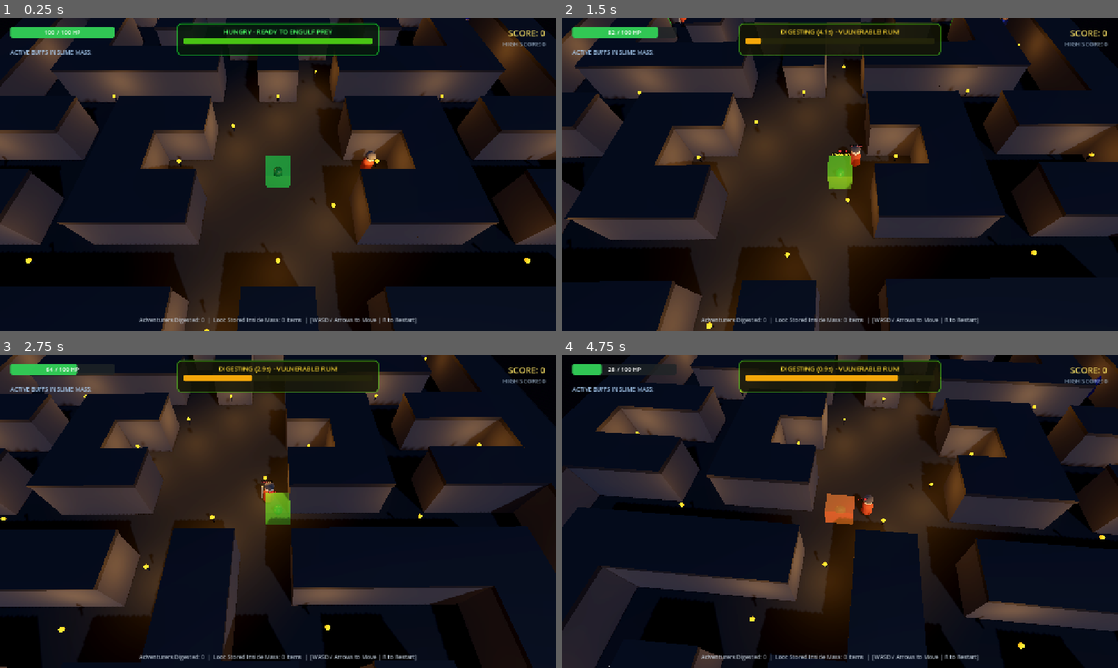
Above: before the commit, frames 1-4 (two rows, left to right).
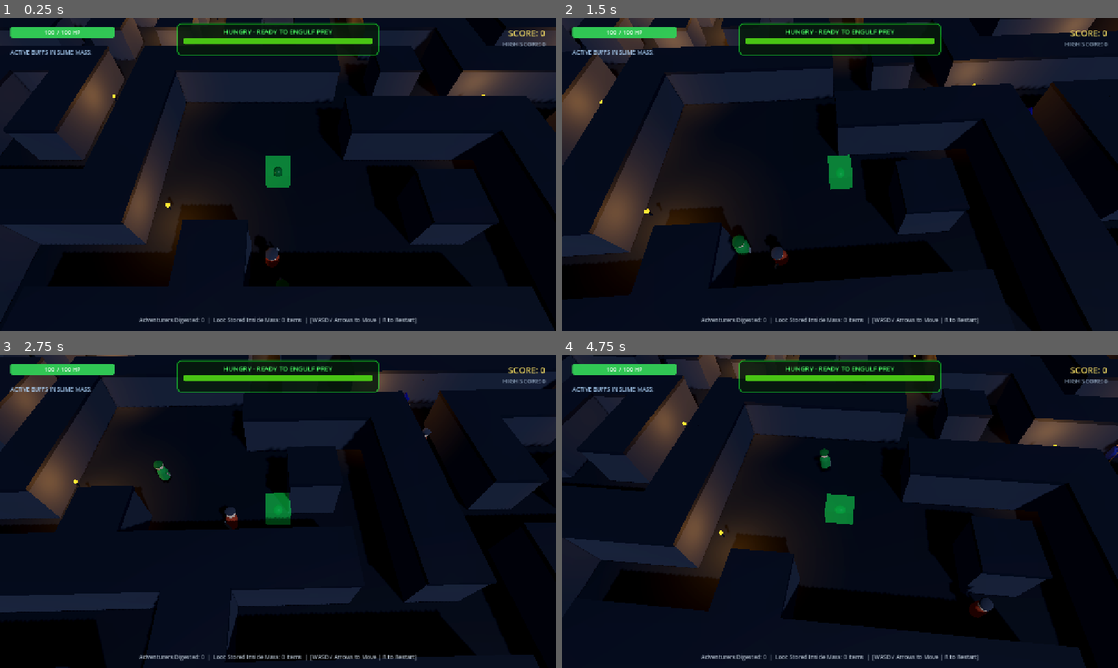
Above: after the commit, the same moments.

Repository: JunNealy/cube-test
Game: Godot game, scene res://scenes/main.tscn
Same seed, same stepped clock (60 frames per second), same inputs: the game is played once before the commit and once after it.
Inputs:
- Up to frame 1 (0.25 s): no input
- Up to frame 2 (1.5 s): hold D (move_right) 0.53-1.28 s; hold S (move_down) from 1.28 s (still down)
- Up to frame 3 (2.75 s): release S (move_down) at 2.03 s; hold D (move_right) from 2.03 s (still down)
- Up to frame 4 (4.75 s): release D (move_right) at 2.78 s; hold W (move_up) 2.78-3.53 s; hold A (move_left) from 3.53 s (still down)

The runs differ from the first frame. In frame 1, 48% of the frame differs, in the area x 0-100%, y 0-100%; in frame 2, 55%; in frame 3, 45%; in frame 4, 56%.

Commit message:
feat(level): procedurally generate larger maze
Replace the fixed 15x15 grid with a 27x27 recursive-backtracker maze,
extra loops, and an open center room. Parties now spawn on random
corridor cells away from the player.

Diff:
--- a/scripts/dungeon_builder.gd
+++ b/scripts/dungeon_builder.gd
@@ -1,28 +1,18 @@
 extends Node3D
 
-# Procedurally constructs a 3D dungeon maze with stone walls, floor, and flickering torches
+class_name DungeonBuilder
+
+# Procedurally generates a 3D dungeon maze with stone walls, floor, and flickering torches
 
 const CELL_SIZE: float = 3.0
 const WALL_HEIGHT: float = 2.8
-
-# 1 = Wall, 0 = Corridor
-const MAZE_GRID = [
-	[1, 1, 1, 1, 1, 1, 1, 1, 1, 1, 1, 1, 1, 1, 1],
-	[1, 0, 0, 0, 1, 0, 0, 0, 0, 0, 1, 0, 0, 0, 1],
-	[1, 0, 1, 0, 1, 0, 1, 1, 1, 0, 1, 0, 1, 0, 1],
-	[1, 0, 1, 0, 0, 0, 0, 1, 0, 0, 0, 0, 1, 0, 1],
-	[1, 0, 1, 1, 1, 1, 0, 1, 0, 1, 1, 1, 1, 0, 1],
-	[1, 0, 0, 0, 0, 0, 0, 0, 0, 0, 0, 0, 0, 0, 1],
-	[1, 1, 1, 0, 1, 1, 0, 0, 0, 1, 1, 0, 1, 1, 1],
-	[1, 0, 0, 0, 1, 0, 0, 0, 0, 0, 1, 0, 0, 0, 1],
-	[1, 1, 1, 0, 1, 1, 0, 0, 0, 1, 1, 0, 1, 1, 1],
-	[1, 0, 0, 0, 0, 0, 0, 0, 0, 0, 0, 0, 0, 0, 1],
-	[1, 0, 1, 1, 1, 1, 0, 1, 0, 1, 1, 1, 1, 0, 1],
-	[1, 0, 1, 0, 0, 0, 0, 1, 0, 0, 0, 0, 1, 0, 1],
-	[1, 0, 1, 0, 1, 0, 1, 1, 1, 0, 1, 0, 1, 0, 1],
-	[1, 0, 0, 0, 1, 0, 0, 0, 0, 0, 1, 0, 0, 0, 1],
-	[1, 1, 1, 1, 1, 1, 1, 1, 1, 1, 1, 1, 1, 1, 1],
-]
+# Must be odd so corridor centers land on multiples of CELL_SIZE (slime lane assist relies on it)
+const GRID_SIZE: int = 27
+const LOOP_CHANCE: float = 0.12 # chance to knock out an extra wall, giving alternate routes
+const TORCH_CHANCE: float = 0.08
+
+# 1 = Wall, 0 = Corridor. Filled by _generate_maze().
+var maze_grid: Array = []
 
 var wall_mat: StandardMaterial3D
 var floor_mat: StandardMaterial3D
@@ -30,9 +20,68 @@
 var torch_mat: StandardMaterial3D
 
 func _ready() -> void:
+	_generate_maze()
 	_create_materials()
 	_build_floor()
 	_build_walls()
+
+func _generate_maze() -> void:
+	maze_grid.clear()
+	for r in range(GRID_SIZE):
+		var row = []
+		row.resize(GRID_SIZE)
+		row.fill(1)
+		maze_grid.append(row)
+
+	# Iterative recursive-backtracker over odd cells
+	var start = Vector2i(1, 1)
+	maze_grid[start.y][start.x] = 0
+	var stack: Array[Vector2i] = [start]
+	var steps: Array[Vector2i] = [Vector2i(2, 0), Vector2i(-2, 0), Vector2i(0, 2), Vector2i(0, -2)]
+	while not stack.is_empty():
+		var cur = stack.back()
+		var options: Array[Vector2i] = []
+		for s in steps:
+			var n = cur + s
+			if n.x > 0 and n.y > 0 and n.x < GRID_SIZE - 1 and n.y < GRID_SIZE - 1 and maze_grid[n.y][n.x] == 1:
+				options.append(n)
+		if options.is_empty():
+			stack.pop_back()
+			continue
+		var next = options.pick_random()
+		var between = (cur + next) / 2
+		maze_grid[between.y][between.x] = 0
+		maze_grid[next.y][next.x] = 0
+		stack.append(next)
+
+	# Knock out some walls between two corridors to create loops
+	for r in range(1, GRID_SIZE - 1):
+		for c in range(1, GRID_SIZE - 1):
+			if maze_grid[r][c] == 1 and (r + c) % 2 == 1 and randf() < LOOP_CHANCE:
+				maze_grid[r][c] = 0
+
+	# Open starting room in the center (player spawns at origin)
+	var mid = GRID_SIZE / 2
+	for r in range(mid - 1, mid + 2):
+		for c in range(mid - 1, mid + 2):
+			maze_grid[r][c] = 0
+
+func cell_to_world(r: int, c: int) -> Vector3:
+	var offset = (GRID_SIZE * CELL_SIZE) * 0.5 - (CELL_SIZE * 0.5)
+	return Vector3(c * CELL_SIZE - offset, 0.0, r * CELL_SIZE - offset)
+
+func get_random_floor_position(near: Vector3, min_dist: float, max_dist: float = INF) -> Vector3:
+	var floor_cells: Array[Vector3] = []
+	for r in range(GRID_SIZE):
+		for c in range(GRID_SIZE):
+			if maze_grid[r][c] == 0:
+				floor_cells.append(cell_to_world(r, c))
+	floor_cells.shuffle()
+	for p in floor_cells:
+		var d = p.distance_to(near)
+		if d >= min_dist and d <= max_dist:
+			return p
+	return floor_cells[0]
 
 func _create_materials() -> void:
 	# Wall Material: Slate dungeon stone
@@ -58,8 +107,8 @@
 	torch_mat.emission = Color(1.0, 0.6, 0.1)
 
 func _build_floor() -> void:
-	var rows = MAZE_GRID.size()
-	var cols = MAZE_GRID[0].size()
+	var rows = maze_grid.size()
+	var cols = maze_grid[0].size()
 	var total_w = cols * CELL_SIZE
 	var total_h = rows * CELL_SIZE
 
@@ -81,14 +130,14 @@
 	add_child(floor_body)
 
 func _build_walls() -> void:
-	var rows = MAZE_GRID.size()
-	var cols = MAZE_GRID[0].size()
+	var rows = maze_grid.size()
+	var cols = maze_grid[0].size()
 	var offset_x = (cols * CELL_SIZE) * 0.5 - (CELL_SIZE * 0.5)
 	var offset_z = (rows * CELL_SIZE) * 0.5 - (CELL_SIZE * 0.5)
 
 	for r in range(rows):
 		for c in range(cols):
-			var val = MAZE_GRID[r][c]
+			var val = maze_grid[r][c]
 			var world_x = (c * CELL_SIZE) - offset_x
 			var world_z = (r * CELL_SIZE) - offset_z
 
@@ -96,7 +145,7 @@
 				_create_wall_block(Vector3(world_x, WALL_HEIGHT * 0.5, world_z))
 			else:
 				# Chance to spawn a torch on adjacent walls
-				if (r + c) % 4 == 0:
+				if randf() < TORCH_CHANCE:
 					_maybe_spawn_torch(r, c, world_x, world_z)
 
 func _create_wall_block(pos: Vector3) -> void:
--- a/scripts/party_spawner.gd
+++ b/scripts/party_spawner.gd
@@ -2,29 +2,23 @@
 
 # Manages spawning adventuring parties with companion squad dynamics
 
-@export var max_active_adventurers: int = 8
-@export var spawn_interval: float = 16.0
+@export var max_active_adventurers: int = 12
+@export var spawn_interval: float = 14.0
 
 var next_squad_id: int = 1
 var spawn_timer: float = 0.0
-var spawn_points: Array[Vector3] = []
 
 var adventurer_scene: PackedScene
+@onready var dungeon: DungeonBuilder = get_node("../DungeonBuilder")
+@onready var player: Node3D = get_node("../Slime")
 
 func _ready() -> void:
 	adventurer_scene = load("res://scenes/adventurer.tscn")
-	# Setup spawn points around the perimeter of the maze
-	spawn_points = [
-		Vector3(-18.0, 0.0, -18.0),
-		Vector3(18.0, 0.0, -18.0),
-		Vector3(-18.0, 0.0, 18.0),
-		Vector3(18.0, 0.0, 18.0),
-		Vector3(0.0, 0.0, -18.0),
-		Vector3(0.0, 0.0, 18.0)
-	]
+	call_deferred("_spawn_initial_parties")
 
-	# Initial spawn: 3 parties (e.g. 7 total adventurers)
-	call_deferred("_spawn_initial_parties")
+# Random corridor cell far enough from the player that spawns aren't unfair
+func _far_spawn_point() -> Vector3:
+	return dungeon.get_random_floor_position(player.global_position, 18.0)
 
 func _process(delta: float) -> void:
 	if GameManager.is_game_over:
@@ -52,19 +46,22 @@
 
 func _spawn_initial_parties() -> void:
 	# Intro Party near player: Rogue + Squire (great immediate test of engulf & companion reaction)
-	_spawn_party_at(Vector3(6.0, 0.0, 0.0), [Adventurer.Type.ROGUE, Adventurer.Type.SQUIRE])
+	_spawn_party_at(dungeon.get_random_floor_position(player.global_position, 5.0, 9.0), [Adventurer.Type.ROGUE, Adventurer.Type.SQUIRE])
 
 	# Party 1: Rogue + Squire
-	_spawn_party_at(spawn_points[0], [Adventurer.Type.ROGUE, Adventurer.Type.SQUIRE])
+	_spawn_party_at(_far_spawn_point(), [Adventurer.Type.ROGUE, Adventurer.Type.SQUIRE])
 
 	# Party 2: Mage + Rogue (Provides acid rings and speed)
-	_spawn_party_at(spawn_points[1], [Adventurer.Type.MAGE, Adventurer.Type.ROGUE])
+	_spawn_party_at(_far_spawn_point(), [Adventurer.Type.MAGE, Adventurer.Type.ROGUE])
 
 	# Party 3: Knight + Squire (Tougher party with heavy armor!)
-	_spawn_party_at(spawn_points[2], [Adventurer.Type.KNIGHT, Adventurer.Type.SQUIRE])
+	_spawn_party_at(_far_spawn_point(), [Adventurer.Type.KNIGHT, Adventurer.Type.SQUIRE])
+
+	# Party 4: Mage + Squire
+	_spawn_party_at(_far_spawn_point(), [Adventurer.Type.MAGE, Adventurer.Type.SQUIRE])
 
 func _spawn_party() -> void:
-	var spawn_pos = spawn_points.pick_random()
+	var spawn_pos = _far_spawn_point()
 
 	# Decide party composition based on game progression
 	var comp: Array[Adventurer.Type] = []
@@ -88,6 +85,6 @@
 		adv.adventurer_type = adv_type
 		adv.squad_id = squad
 
-		var offset = Vector3(randf_range(-1.2, 1.2), 0, randf_range(-1.2, 1.2))
+		var offset = Vector3(randf_range(-0.8, 0.8), 0, randf_range(-0.8, 0.8))
 		adv.position = base_pos + offset
 		get_parent().add_child(adv)
